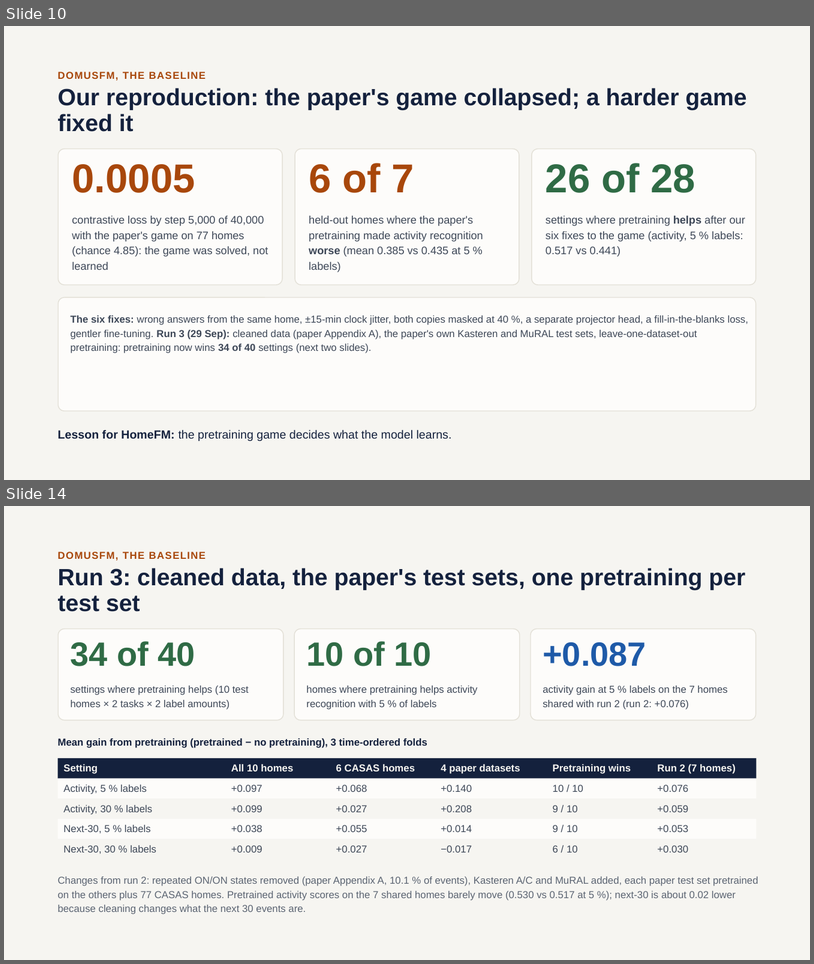
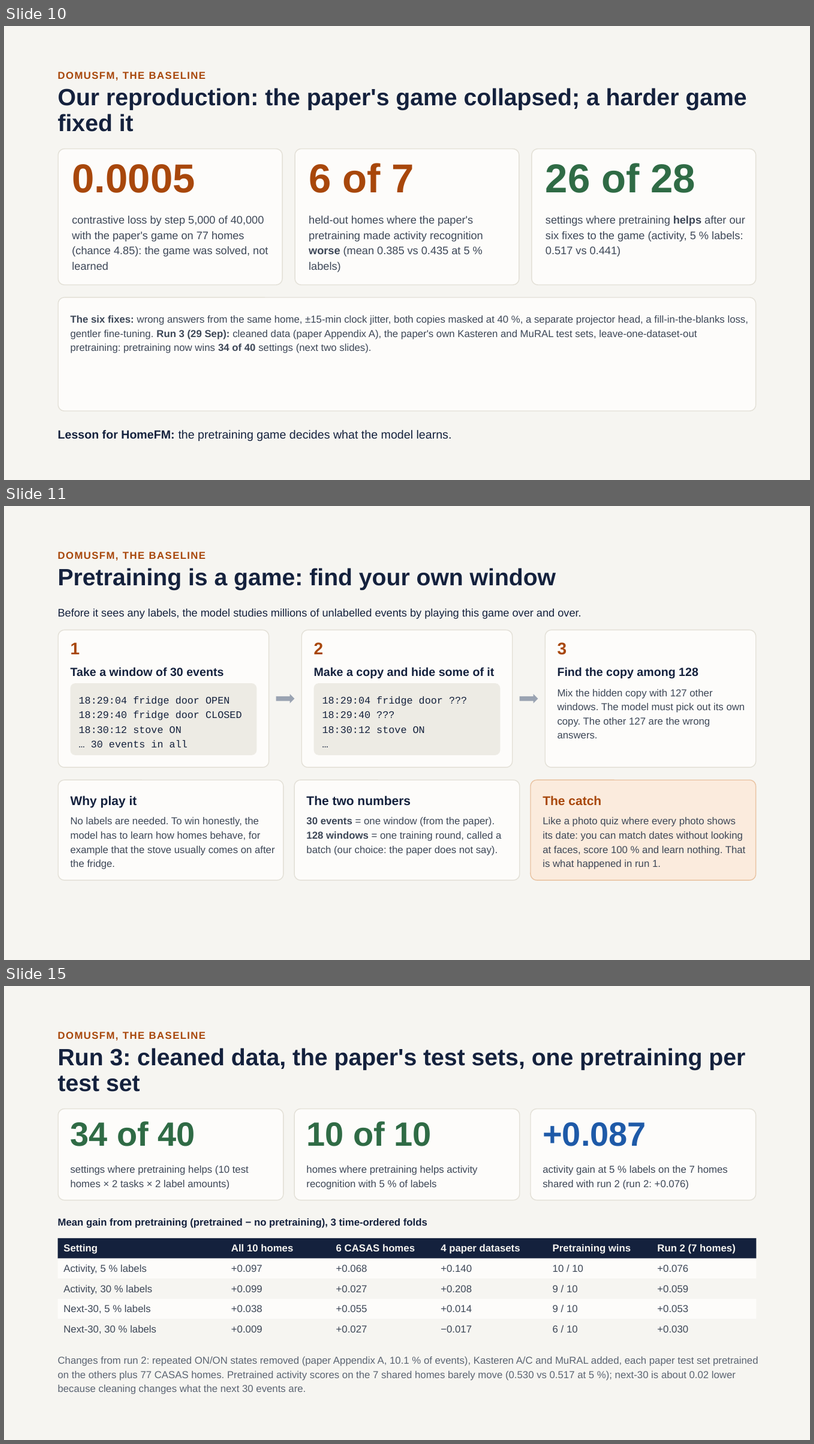
Before and after one commit to vishal6042/Foundation-Model, a slide deck: results/2026-09-29/homefm_slides/HomeFM_architecture_and_design.pptx. Shown one above the other, each under a label of ours: slides 10 and 14 before the commit, slides 10, 11 and 15 after it; the slides between them are not shown. The pictures are 814x964 and 814x1444 pixels, drawn with LibreOffice and Linux fonts; fonts in the diff are those of the drawing. Boxes give left, top, right and bottom in pixels: in the first picture for what was removed or moved away, otherwise in the second. Text is boxed around its words. In the diff, an @@ line names an element or a change of style, - is before the commit and + after.

```diff
--- a/results/2026-09-29/homefm_slides/HomeFM_architecture_and_design.pptx
+++ b/results/2026-09-29/homefm_slides/HomeFM_architecture_and_design.pptx
@@ slide 11 added at (4, 506, 810, 960), background #F6F5F1 @@
@@ text added at (58, 552, 206, 561), 12 pt, text #A8470B, bold @@
+DOMUSFM, THE BASELINE
@@ text added at (58, 568, 556, 590), 28 pt, text #14213D, bold @@
+Pretraining is a game: find your own window
@@ text added at (58, 608, 581, 619), 13 pt, text #14213D @@
+Before it sees any labels, the model studies millions of unlabelled events by playing this game over and over.
@@ rounded rectangle added at (59, 630, 270, 768), fill #FDFCFA, outline #E3E0D7 1 pt @@
@@ rounded rectangle added at (302, 630, 513, 768), fill #FDFCFA, outline #E3E0D7 1 pt @@
@@ rounded rectangle added at (545, 630, 756, 768), fill #FDFCFA, outline #E3E0D7 1 pt @@
@@ text added at (71, 642, 80, 654), 20 pt, text #A8470B, bold @@
+1
@@ text added at (314, 642, 324, 654), 20 pt, text #A8470B, bold @@
+2
@@ text added at (558, 642, 567, 655), 20 pt, text #A8470B, bold @@
+3
@@ text added at (71, 667, 224, 676), 14 pt, text #14213D, bold @@
+Take a window of 30 events
@@ text added at (314, 667, 494, 678), 14 pt, text #14213D, bold @@
+Make a copy and hide some of it
@@ text added at (558, 667, 699, 678), 14 pt, text #14213D, bold @@
+Find the copy among 128
@@ rounded rectangle added at (71, 683, 257, 755), fill #EDEBE4 @@
@@ rounded rectangle added at (314, 683, 500, 755), fill #EDEBE4 @@
@@ text added at (79, 696, 242, 747), 12 pt, text #14213D @@
+18:29:04 fridge door OPEN
+18:29:40 fridge door CLOSED
+18:30:12 stove ON
+… 30 events in all
@@ right arrow added at (276, 694, 295, 703), fill #9AA3B2 @@
@@ text added at (323, 696, 443, 733), 12 pt, text #14213D @@
+18:29:04 fridge door ???
+18:29:40 ???
+18:30:12 stove ON
+…
@@ right arrow added at (520, 694, 539, 703), fill #9AA3B2 @@
@@ text added at (558, 689, 746, 738), 12 pt, text #3D4757 @@
+Mix the hidden copy with 127 other windows. The model must pick out its own copy. The other 127 are the wrong answers.
@@ rounded rectangle added at (59, 780, 284, 880), fill #FDFCFA, outline #E3E0D7 1 pt @@
@@ rounded rectangle added at (294, 780, 520, 880), fill #FDFCFA, outline #E3E0D7 1 pt @@
@@ rounded rectangle added at (531, 780, 756, 880), fill #FBEBDD, outline #E9C3A2 1 pt @@
@@ text added at (71, 795, 137, 807), 15 pt, text #14213D, bold @@
+Why play it
@@ text added at (306, 795, 411, 805), 15 pt, text #14213D, bold @@
+The two numbers
@@ text added at (543, 795, 602, 805), 15 pt, text #A8470B, bold @@
+The catch
@@ text added at (71, 817, 275, 869), 12 pt, text #3D4757 @@
+No labels are needed. To win honestly, the model has to learn how homes behave, for example that the stove usually comes on after the fridge.
@@ text added at (306, 817, 501, 855), 12 pt, text #3D4757 @@
+30 events = one window (from the paper). 128 windows = one training round, called a batch (our choice: the paper does not say).
@@ text added at (543, 817, 746, 869), 12 pt, text #3D4757 @@
+Like a photo quiz where every photo shows its date: you can match dates without looking at faces, score 100 % and learn nothing. That is what happened in run 1.
@@ what was slide 14 is now slide 15 @@
```
Also in this commit, not shown: 4 slides changed, 1 other slide added, 1 slide removed, 6 other files.
